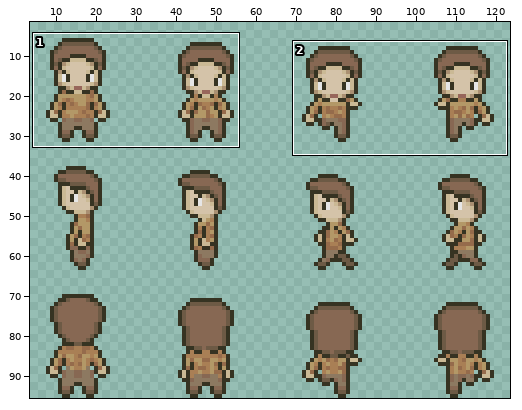
Pixel-art file -- assets/01_characters/03_pnjs/samuelRochat.aseprite. Above, an overview of the earlier version with the close-up marked.
Close-up. Before the commit:
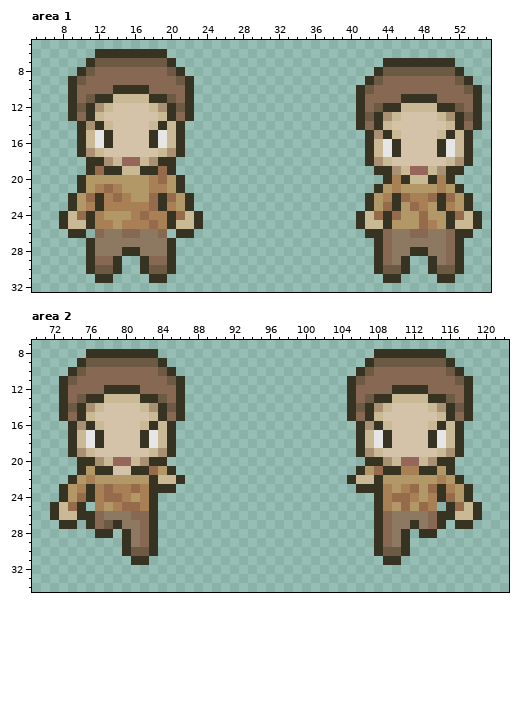
128x96 pixels, 1 frame. Shown: area 1: x 5..55, y 5..32; area 2: x 70..122, y 7..34. The wide view leaves out empty margins. The commit also changed other parts of the picture, which this record leaves out.
And afterwards:
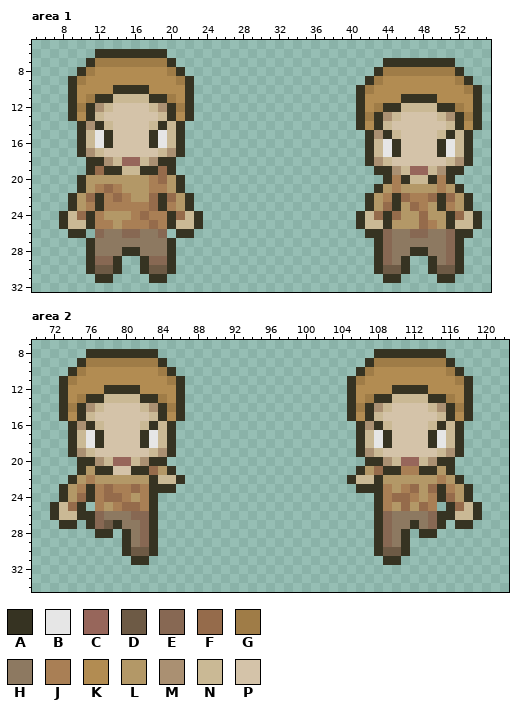
Palette (. is transparent): A #363322  B #e6e6e6  C #97665b  D #6d5a45  E #876853  F #956b4b  G #9f7c47  H #8d7961  J #a97f55  K #b28c52  L #b39867  M #aa9072  N #cab995  P #d4c3a9
The edit:
--- area 1
@@ x 5..55 @@
  6 .......AAAAAAAA....................................
- 7 ......ADDDDDDDDA.......................AAAAAAAA....
- 8 .....ADEEEEEEEEDA.....................ADDDDDDDDA...
- 9 ....ADEEEEEEEEEEDA...................ADEEEEEEEEDA..
-10 ....AEEEEAAAAEEEEA..................ADEEEEEEEEEEDA.
-11 ....AEDAANNNNAADEA..................AEEEEAAAAEEEEA.
-12 ....ADAMNPPPPNMADA..................AEDAANNNNAADEA.
-13 ....AEANPPPPPPNAEA..................ADAMNPPPPNMADA.
-14 .....AMANPPPPNANA...................AEANPPPPPPNAEA.
+ 7 ......AGGGGGGGGA.......................AAAAAAAA....
+ 8 .....AGKKKKKKKKGA.....................AGGGGGGGGA...
+ 9 ....AGKKKKKKKKKKGA...................AGKKKKKKKKGA..
+10 ....AKKKKAAAAKKKKA..................AGKKKKKKKKKKGA.
+11 ....AKGAANNNNAAGKA..................AKKKKAAAAKKKKA.
+12 ....AGAMNPPPPNMAGA..................AKGAANNNNAAGKA.
+13 ....AKANPPPPPPNAKA..................AGAMNPPPPNMAGA.
+14 .....AMANPPPPNANA...................AKANPPPPPPNAKA.
 15 .....ANBAPPPPABNA....................AMANPPPPNANA..
--- area 2
@@ x 70..122 @@
  8 ......AAAAAAAA........................AAAAAAAA.......
- 9 .....ADDDDDDDDA......................ADDDDDDDDA......
-10 ....ADEEEEEEEEDA....................ADEEEEEEEEDA.....
-11 ...ADEEEEEEEEEEDA..................ADEEEEEEEEEEDA....
-12 ...AEEEEAAAAEEEEA..................AEEEEAAAAEEEEA....
-13 ...AEDAANNNNAADEA..................AEDAANNNNAADEA....
-14 ...ADAMNPPPPNMADA..................ADAMNPPPPNMADA....
-15 ...AEANPPPPPPNAEA..................AEANPPPPPPNAEA....
+ 9 .....AGGGGGGGGA......................AGGGGGGGGA......
+10 ....AGKKKKKKKKGA....................AGKKKKKKKKGA.....
+11 ...AGKKKKKKKKKKGA..................AGKKKKKKKKKKGA....
+12 ...AKKKKAAAAKKKKA..................AKKKKAAAAKKKKA....
+13 ...AKGAANNNNAAGKA..................AKGAANNNNAAGKA....
+14 ...AGAMNPPPPNMAGA..................AGAMNPPPPNMAGA....
+15 ...AKANPPPPPPNAKA..................AKANPPPPPPNAKA....
 16 ....AMANPPPPNANA....................AMANPPPPNANA.....
Changed places in both close-ups, as pixel boxes (x1, y1, x2, y2):
changed: (77, 58, 185, 121)
changed: (365, 67, 473, 130)
changed: (68, 358, 176, 421)
changed: (356, 358, 464, 421)
